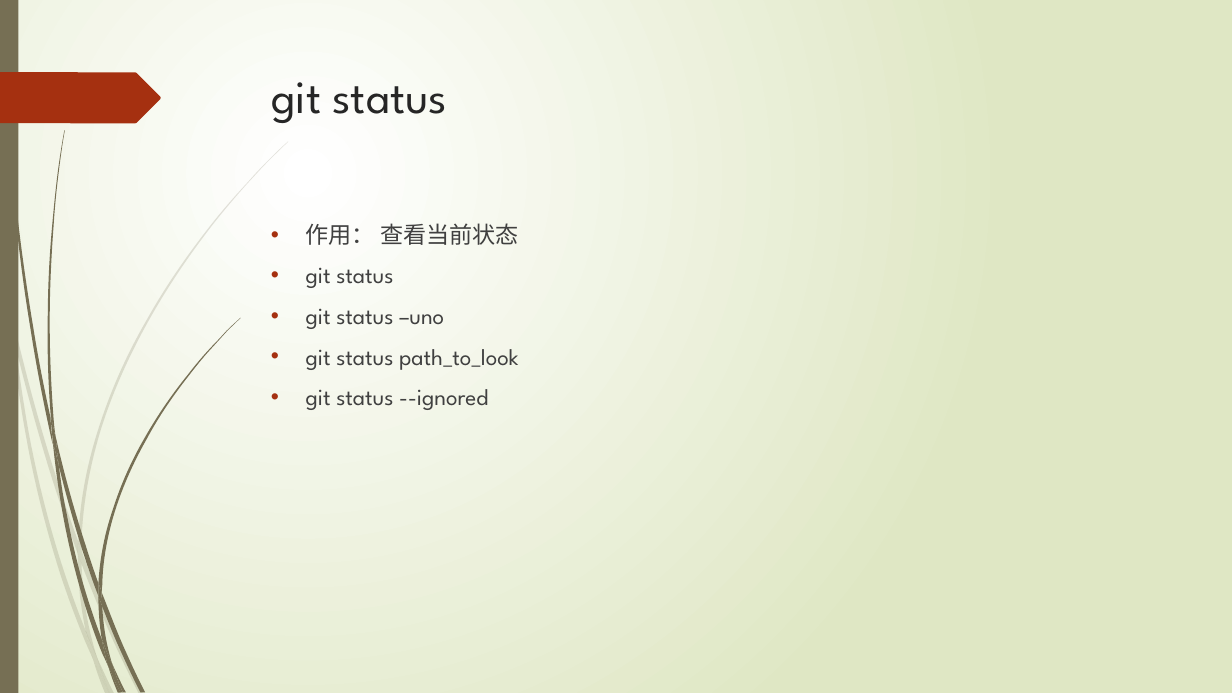
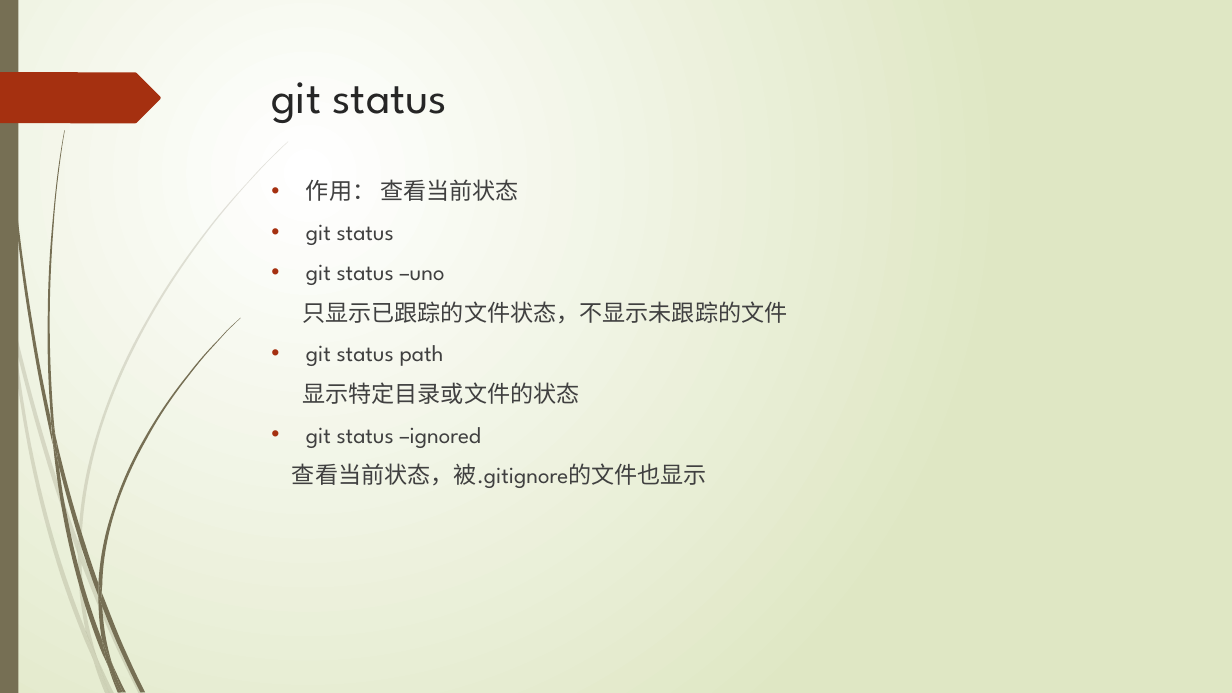
Before and after one commit to watercolor/gitppt, a slide deck: slide 13 of Git.pptx. Drawn at 1232x693 pixels with LibreOffice and Linux fonts; fonts in the diff are those of the drawing. Boxes give left, top, right and bottom in pixels: in the first picture for what was removed or moved away, otherwise in the second. Text is boxed around its words. In the diff, an @@ line names an element or a change of style, - is before the commit and + after.

```diff
--- a/Git.pptx
+++ b/Git.pptx
@@ text "作用： 查看当前状态": place and size @@
-text "作用： 查看当前状态" at [306,223,519,410]
+text "作用： 查看当前状态" at [292,179,787,488]
@@ text at [292,301,787,488]: text changed @@
-• git status path_to_look
-• git status --ignored
+只显示已跟踪的文件状态，不显示未跟踪的文件
+• git status path
+显示特定目录或文件的状态
+• git status –ignored
+查看当前状态，被.gitignore的文件也显示
```
Also in this commit, not shown: 8 other slides changed, 5 slides added.
